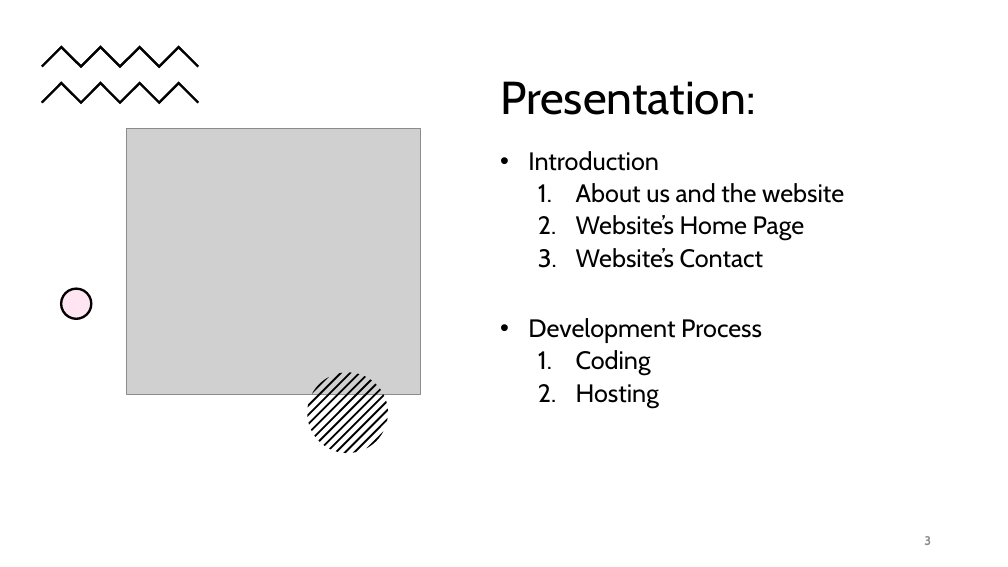
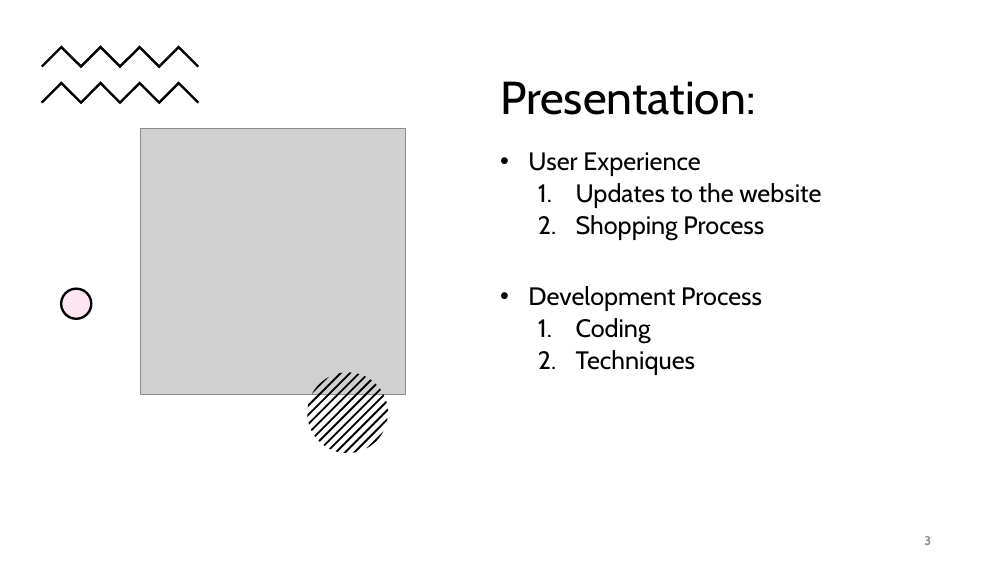
Before and after one commit to Kid290801/DandyStuffWeb, a slide deck: slide 3 of Stuff.pptx. Drawn at 1008x567 pixels with LibreOffice and Linux fonts; fonts in the diff are those of the drawing; grey boxes stand for pictures. Boxes give left, top, right and bottom in pixels: in the first picture for what was removed or moved away, otherwise in the second. Text is boxed around its words. In the diff, an @@ line names an element or a change of style, - is before the commit and + after.

```diff
--- a/Stuff.pptx
+++ b/Stuff.pptx
@@ picture resized from (x1=126, y1=129, x2=420, y2=394) to (x1=141, y1=129, x2=406, y2=394) @@
@@ text at (x1=528, y1=152, x2=821, y2=241): text changed @@
-• Introduction
-  1. About us and the website
-  2. Website’s Home Page
-  3. Website’s Contact
+• User Experience
+  1. Updates to the website
+  2. Shopping Process
@@ text at (x1=576, y1=350, x2=695, y2=375): text changed @@
-  2. Hosting
+  2. Techniques
```
Also in this commit, not shown: 5 other slides changed, 1 slide added, 2 slides removed, 48 other files.
